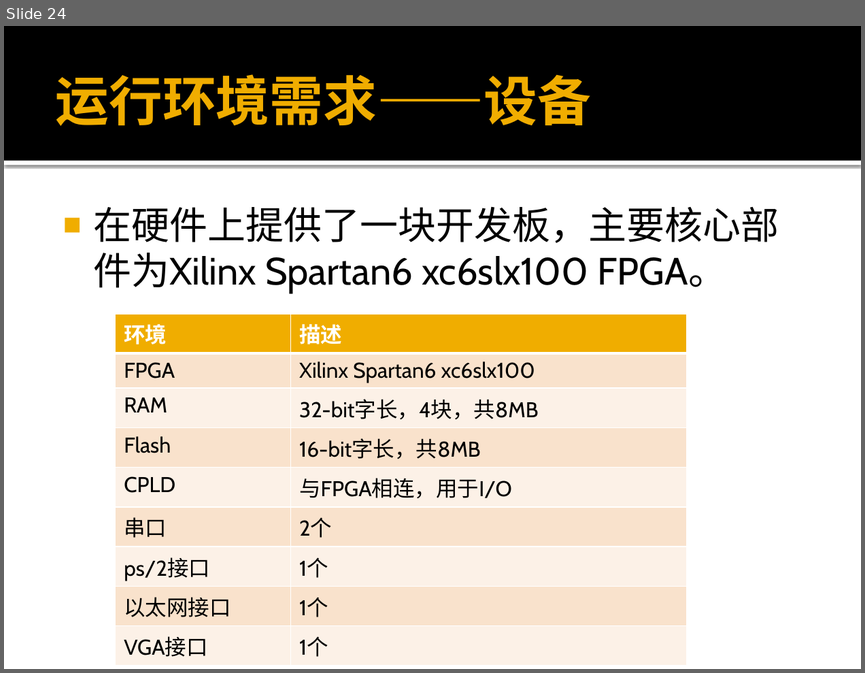
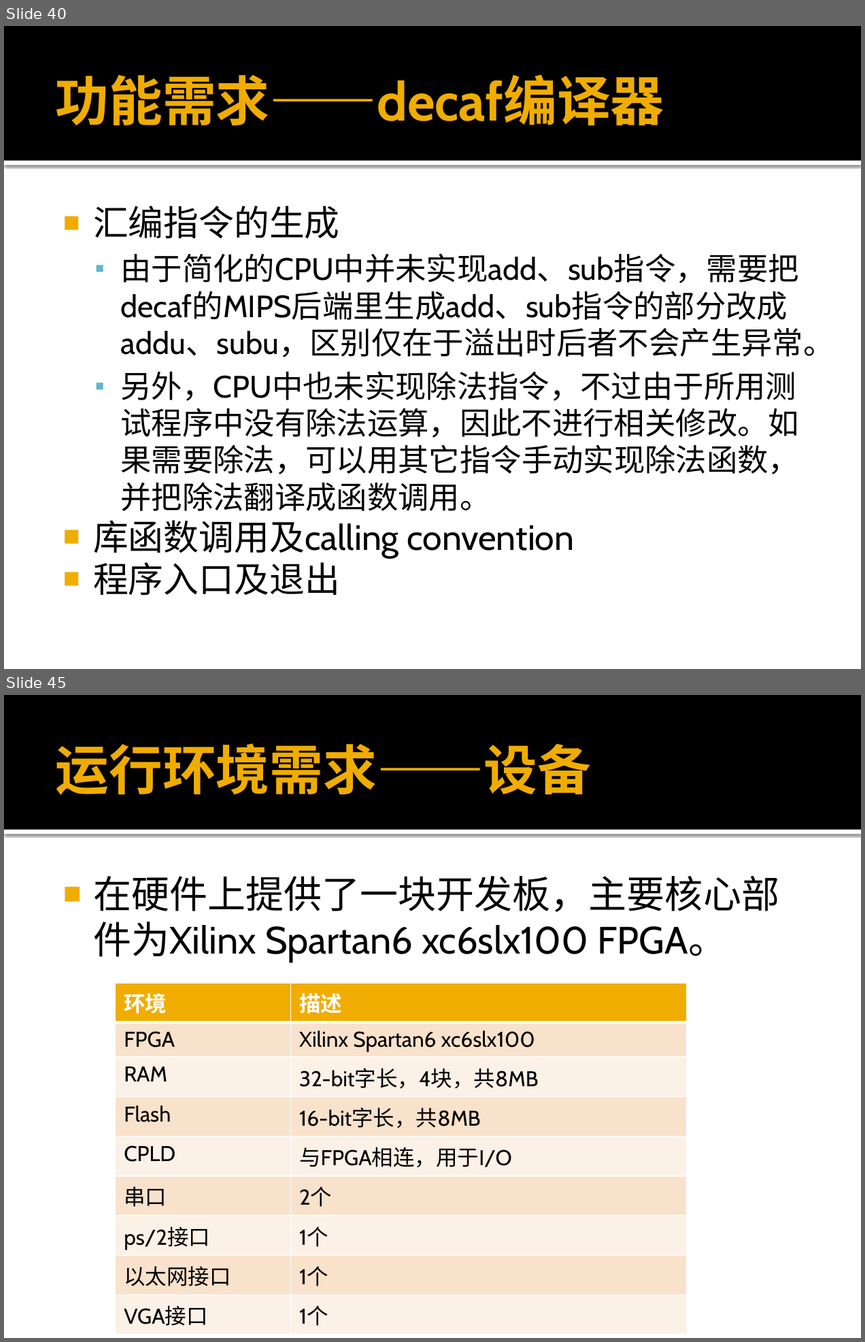
Before and after one commit to xwj95/Atom, a slide deck: report/requirement/32位MIPS综合实验项目需求分析.pptx. Shown one above the other, each under a label of ours: slide 24 before the commit, slides 40 and 45 after it; the slides between them are not shown. The pictures are 865x673 and 865x1342 pixels, drawn with LibreOffice and Linux fonts; fonts in the diff are those of the drawing. Boxes give left, top, right and bottom in pixels: in the first picture for what was removed or moved away, otherwise in the second. Text is boxed around its words. In the diff, an @@ line names an element or a change of style, - is before the commit and + after.

Commit message:
需求分析PPT第一稿

```diff
--- a/report/requirement/32位MIPS综合实验项目需求分析.pptx
+++ b/report/requirement/32位MIPS综合实验项目需求分析.pptx
@@ slide 40 added at (4,26,861,669), background #FFFFFF; not listed: 2 template elements that a slide beside it also shows @@
@@ title added at (56,74,664,125), 45 pt, text #F0AD00, bold @@
+功能需求——decaf编译器
@@ text added at (93,206,834,595), 25.9 pt, text #000000 @@
+■ 汇编指令的生成
+  ▪ 由于简化的CPU中并未实现add、sub指令，需要把decaf的MIPS后端里生成add、sub指令的部分改成addu、subu，区别仅在于溢出时后者不会产生异常。
+  ▪ 另外，CPU中也未实现除法指令，不过由于所用测试程序中没有除法运算，因此不进行相关修改。如果需要除法，可以用其它指令手动实现除法函数，并把除法翻译成函数调用。
+■ 库函数调用及calling convention
+■ 程序入口及退出
@@ what was slide 24 is now slide 45 @@
```
Also in this commit, not shown: 21 slides changed, 21 other slides added, 1 slide removed.
